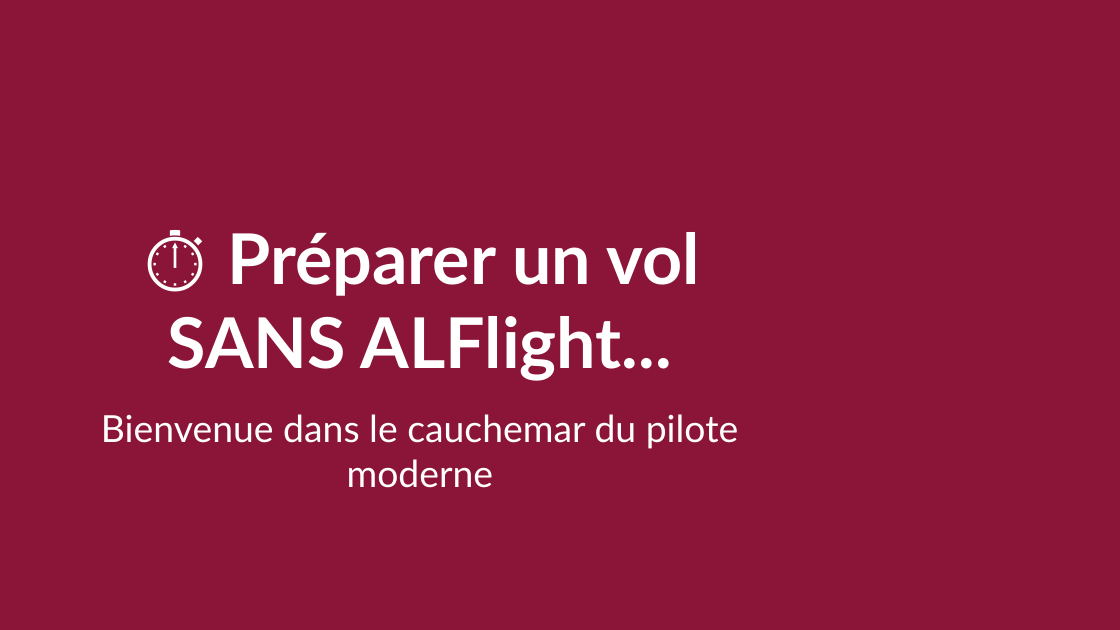
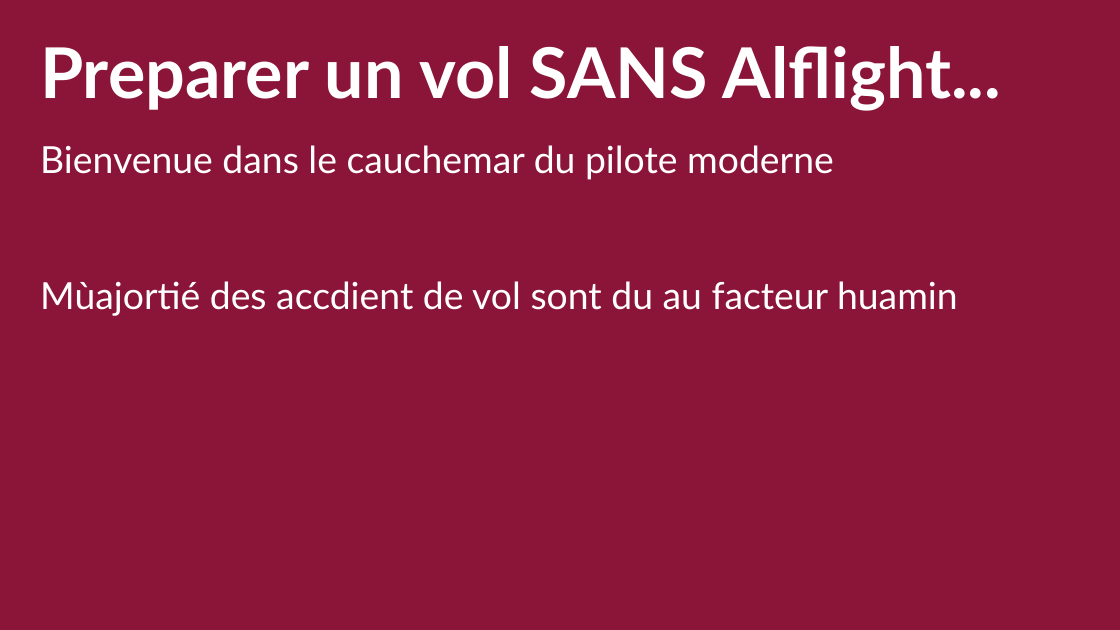
Before and after one commit to Ne0hermes/alflight, a slide deck: slide 2 of ALFlight_Presentation_Complete.pptx (slide 13 before the commit). Drawn at 1120x630 pixels with LibreOffice and Linux fonts; fonts in the diff are those of the drawing. Boxes give left, top, right and bottom in pixels: in the first picture for what was removed or moved away, otherwise in the second. Text is boxed around its words. In the diff, an @@ line names an element or a change of style, - is before the commit and + after.

```diff
--- a/ALFlight_Presentation_Complete.pptx
+++ b/ALFlight_Presentation_Complete.pptx
@@ text "Preparer un vol SANS Alflight...": place and size @@
-text "Preparer un vol SANS Alflight..." at (101,232,739,488)
+text "Preparer un vol SANS Alflight..." at (40,46,1001,316)
@@ text at (40,46,1001,111): text changed @@
-⏱️ Préparer un vol SANS ALFlight...
+Preparer un vol SANS Alflight...
@@ text at (40,145,834,180): alignment centre to left @@
@@ text at (40,281,958,316): paragraph added @@
+Mùajortié des accdient de vol sont du au facteur huamin
```
Also in this commit, not shown: 18 other slides changed, 12 slides added, 7 slides removed, 3 other files.
